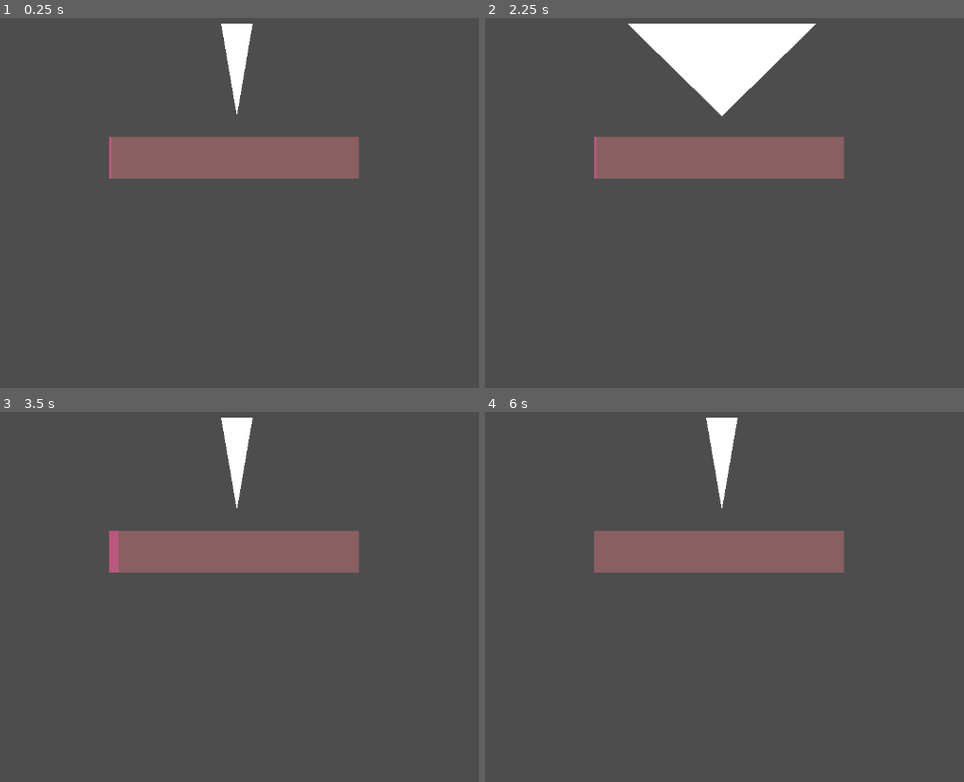
Above: before the commit, frames 1-4 (two rows, left to right).
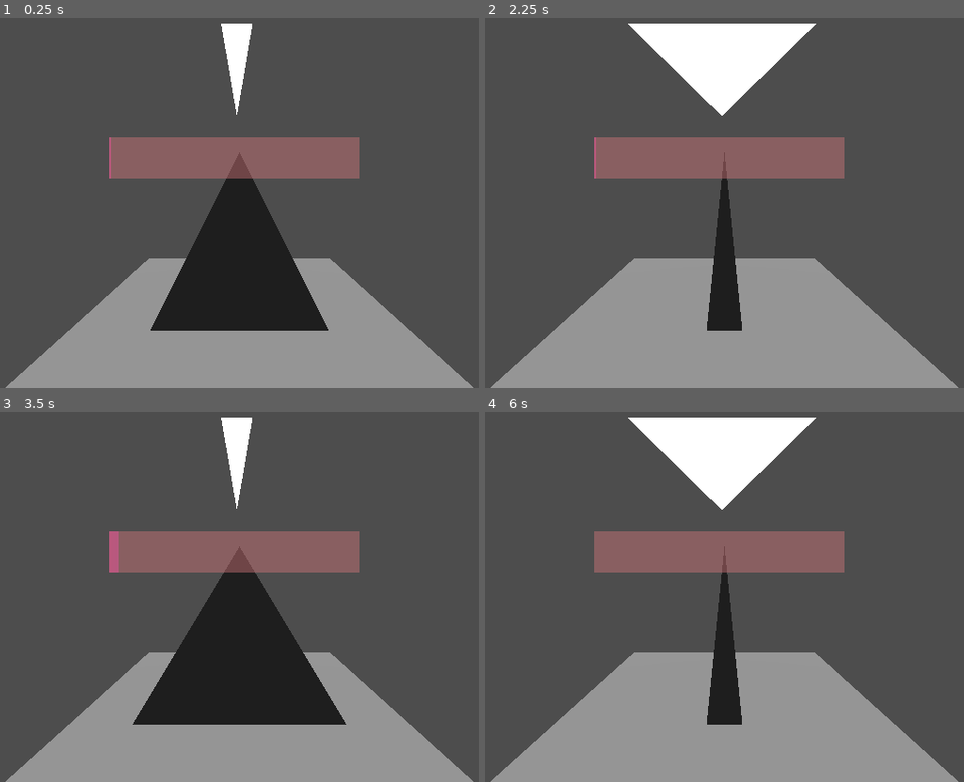
Above: after the commit, the same moments.

Repository: 21Staceye/CookieGame
Game: Godot game, scene res://test_erin/Scenes/sugarCookieMini.tscn
Same seed, same stepped clock (60 frames per second), same inputs: the game is played once before the commit and once after it. The project has no main scene, so this scene is started directly.
Inputs (mouse positions are in pixels of both pictures, inside the frame that each line leads up to):
- Up to frame 1 (0.25 s): no input
- Up to frame 2 (2.25 s): tap Enter at 0.5 s; move the mouse to (892, 154) at 0.52 s; hold D (Forward) 0.53-1.28 s; tap B (BalancePos) at 0.6 s; click (892, 154) at 0.67 s; tap Space (Jump) at 0.77, 1.25, 1.52 s; move the mouse to (576, 199) at 1.27 s; hold A (Back) 1.28-2.03 s; tap S (StandPos) at 1.35 s; move the mouse to (801, 84) at 2.02 s; hold D (Forward) from 2.03 s (still down); tap T (TipToesPos) at 2.1 s
- Up to frame 3 (3.5 s): keep holding D (Forward); tap Enter at 2.75 s; move the mouse to (201, 656) at 2.77 s; tap B (BalancePos) at 2.85 s; click (201, 656) at 2.92 s; tap Space (Jump) at 3.02 s
- Up to frame 4 (6 s): tap Space (Jump) at 3.5, 3.77, 4.52, 5 s; move the mouse to (949, 634) at 3.52 s; release D (Forward) at 3.53 s; hold A (Back) 3.53-5.78 s; tap S (StandPos) at 3.6, 5.85 s; tap Enter at 4.25 s; move the mouse to (499, 508) at 4.27 s; tap T (TipToesPos) at 4.35 s; move the mouse to (762, 571) at 5.02 s; tap B (BalancePos) at 5.1 s; click (762, 571) at 5.17 s; move the mouse to (609, 467) at 5.77 s; hold D (Forward) from 5.78 s (still down)

The runs differ from the first frame. In frame 1, 27% of the frame differs, in the area x 1-99%, y 1-100%; in frame 2, 25%; in frame 3, 28%; in frame 4, 29%.

Commit message:
finished the posing mini game

Diff:
--- /dev/null
+++ b/cookegame/test_erin/Scenes/player.gd
@@ -0,0 +1 @@
+extends MeshInstance3D
--- a/cookegame/test_erin/Scenes/sugarCookieMini.tscn
+++ b/cookegame/test_erin/Scenes/sugarCookieMini.tscn
@@ -1,6 +1,10 @@
-[gd_scene load_steps=2 format=3 uid="uid://dgweijhh32kgv"]
+[gd_scene load_steps=4 format=3 uid="uid://dgweijhh32kgv"]
 
 [ext_resource type="PackedScene" uid="uid://ccrkr1loubx6f" path="res://test_erin/Scenes/poseMeter.tscn" id="1_q2jvn"]
+
+[sub_resource type="PrismMesh" id="PrismMesh_q2jvn"]
+
+[sub_resource type="PlaneMesh" id="PlaneMesh_q2jvn"]
 
 [node name="SugarCookieMini" type="Node3D"]
 
@@ -8,4 +12,17 @@
 offset_left = 1.0
 offset_top = 1.0
 
+[node name="player" type="MeshInstance3D" parent="."]
+transform = Transform3D(1, 0, 0, 0, 1, 0, 0, 0, 1, 0, 0.53813, 0)
+mesh = SubResource("PrismMesh_q2jvn")
+
+[node name="Camera3D" type="Camera3D" parent="player"]
+transform = Transform3D(1, 0, 0, 0, 1, 0, 0, 0, 1, 0, 0.362575, 2.03924)
+
+[node name="MeshInstance3D" type="MeshInstance3D" parent="."]
+mesh = SubResource("PlaneMesh_q2jvn")
+
+[node name="DirectionalLight3D" type="DirectionalLight3D" parent="."]
+transform = Transform3D(1, 0, 0, 0, 0.0426604, 0.99909, 0, -0.99909, 0.0426604, 0, 1.09767, 0)
+
 [editable path="PoseMeter"]
--- a/cookegame/test_erin/scripts/pose_meter.gd
+++ b/cookegame/test_erin/scripts/pose_meter.gd
@@ -1,13 +1,10 @@
 extends Control
 var timerOut = false
 var value = 0
-var reached = false
 var stop = false
 var failed = false
 var valueSize = 0.5
 var max = 1.2
-var maxRe = true
-var minRe = false
 var poseNum = 0
 var arraySteps = ["BalancePos","StandPos", "TipToesPos"]
 var goal = arraySteps.pick_random()
@@ -20,21 +17,20 @@
 		valueSize = 0.5
 	if goal == "TipToesPos":
 		valueSize = 0.2
-	if Input.is_action_just_pressed(goal):
+	if Input.is_action_just_pressed(goal) and poseNum < 3:
 			stop = true
 			poseNum+=1
 			stop = false
 			value = 0
 			$PoseMeterr.value = 0
 			goal = arraySteps.pick_random()
+			$/root/SugarCookieMini/player.mesh.size.x = valueSize
 	if poseNum >= 3:
 		print("won")
 		stop = true
-
-
 	# pose metter
 	if timerOut == false or stop == false:
-		if reached == false and stop == false:
+		if stop == false:
 			# pose metter
 			$PoseMeterr.value = value
 			value+=0.1
@@ -50,11 +46,3 @@
 	stop = true
 	failed = true
 	print("failed")
-
-
-func _on_button_pressed():
-	#stops the metter
-	print("stop")
-	$Timer.paused = true
-	stop = true
-	value = value
Not shown, added: cookegame/test_erin/Scenes/player.gd.uid
